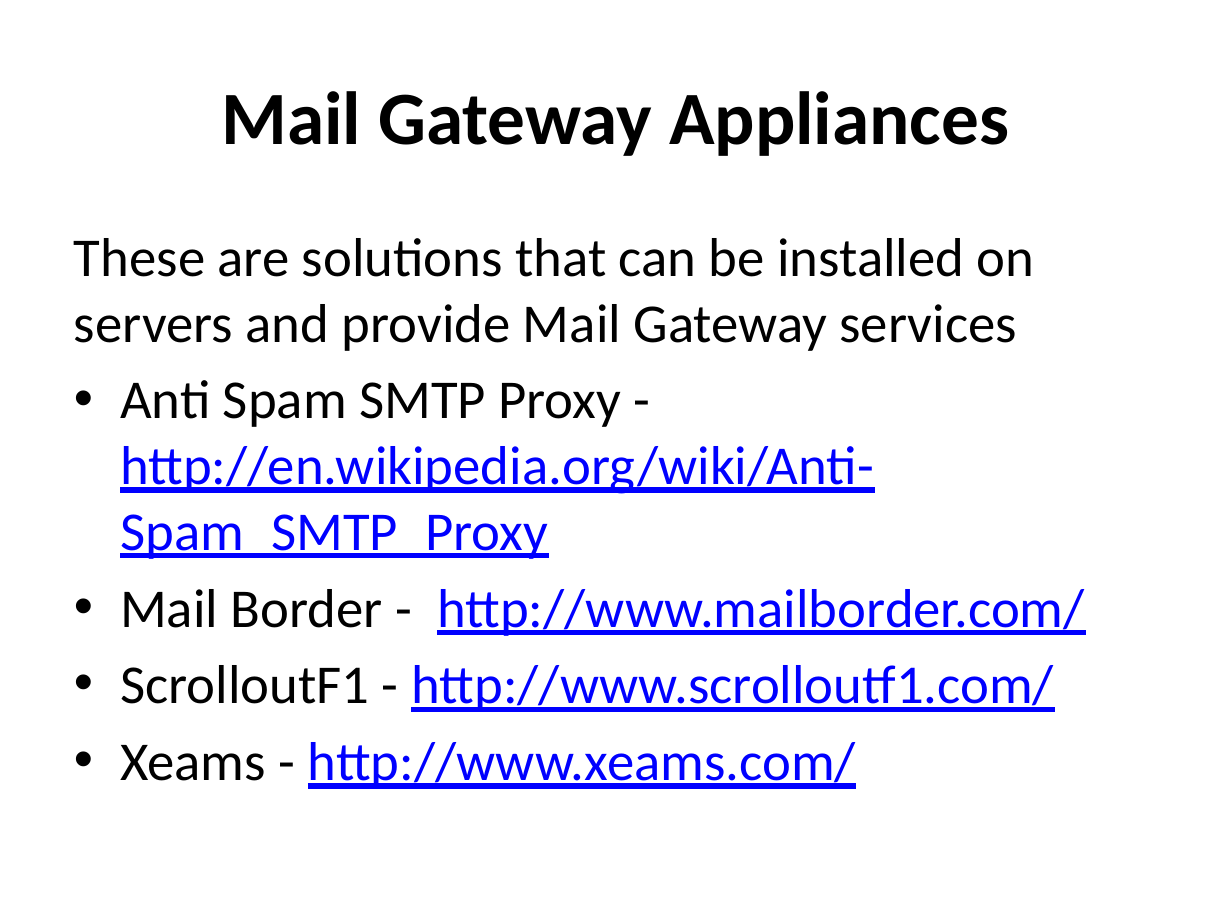
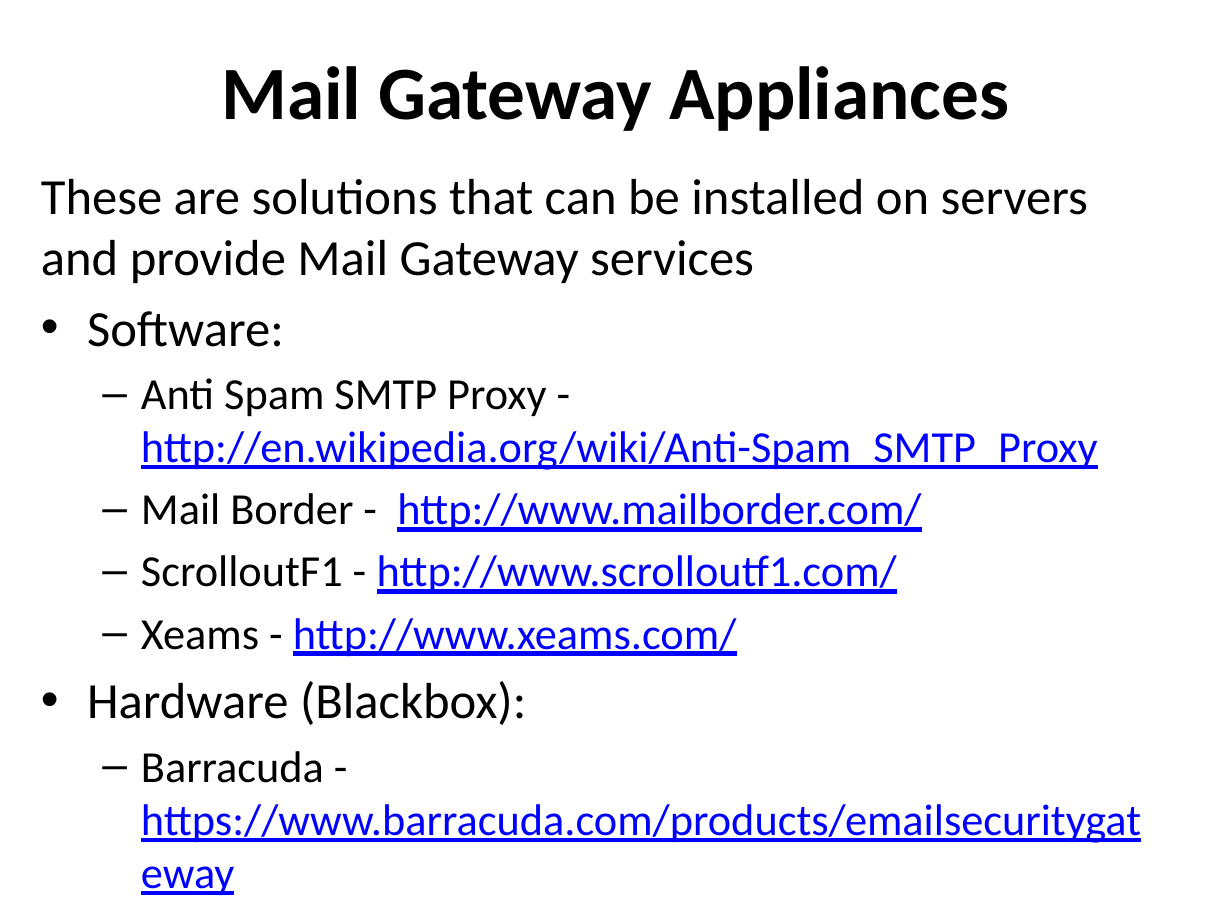
Before and after one commit to afnog/sse, a slide deck: slide 37 of postfix/postfix-mailgateway-debian.pptx (slide 36 before the commit). Drawn at 1232x924 pixels with LibreOffice and Linux fonts; fonts in the diff are those of the drawing. Boxes give left, top, right and bottom in pixels: in the first picture for what was removed or moved away, otherwise in the second. Text is boxed around its words. In the diff, an @@ line names an element or a change of style, - is before the commit and + after.

```diff
--- a/postfix/postfix-mailgateway-debian.pptx
+++ b/postfix/postfix-mailgateway-debian.pptx
@@ title "Mail Gateway Appliances" moved from (x1=221, y1=91, x2=1009, y2=156) to (x1=221, y1=66, x2=1009, y2=131) @@
@@ text "These are solutions that can ..." moved from (x1=74, y1=238, x2=1085, y2=789) to (x1=41, y1=179, x2=1141, y2=843) @@
@@ text at (x1=41, y1=179, x2=1098, y2=656): size 32 to 29.6 pt in "These are solutions that can be installed ..."; size 32 to 25.9 pt in "Anti Spam SMTP Proxy - http://en.wikipedia.org/wiki/Anti-Spa ...", "Mail Border - http://www.mailborder.com/", "ScrolloutF1 - http://www.scrolloutf1.com/", "Xeams - http://www.xeams.com/"; bullet • to –; list level 1 to 2 in "Anti Spam SMTP Proxy - ..."; list level 1 to 2 in "Mail Border - http://www.mailborder.com/"; list level 1 to 2 in "ScrolloutF1 - http://www.scrolloutf1.com/"; list level 1 to 2 in "Xeams - http://www.xeams.com/" @@
@@ text at (x1=87, y1=311, x2=284, y2=347): paragraph added @@
+• Software:
@@ text at (x1=87, y1=681, x2=1141, y2=843): paragraphs added @@
+• Hardware (Blackbox):
+  – Barracuda - https://www.barracuda.com/products/emailsecuritygateway
```
Also in this commit, not shown: 9 other slides changed, 8 slides added, 3 slides removed.
